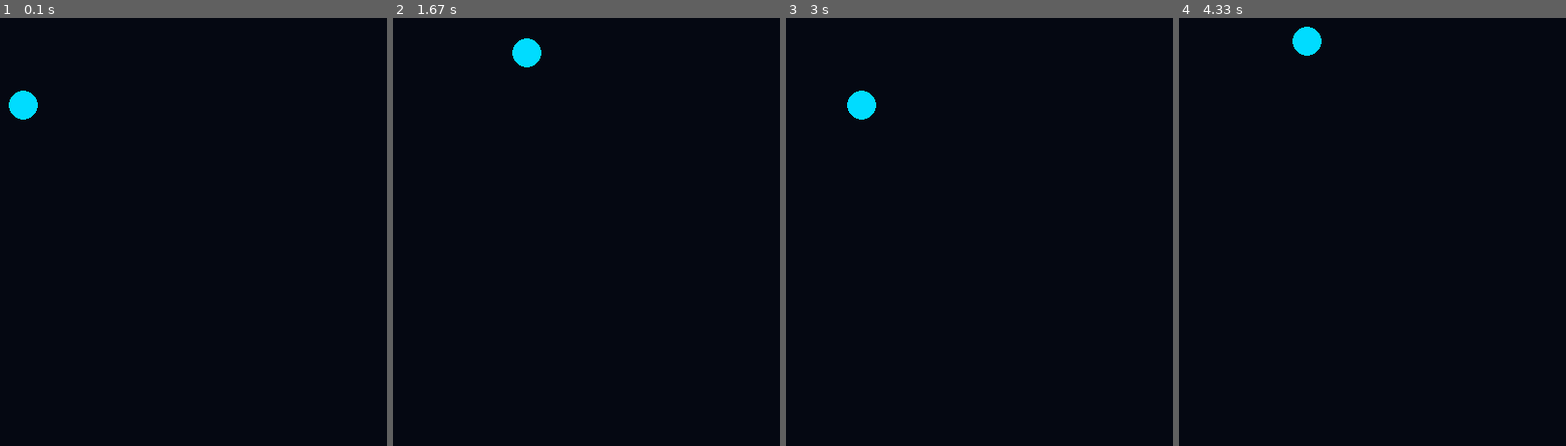
Above: before the commit, frames 1-4 (left to right).
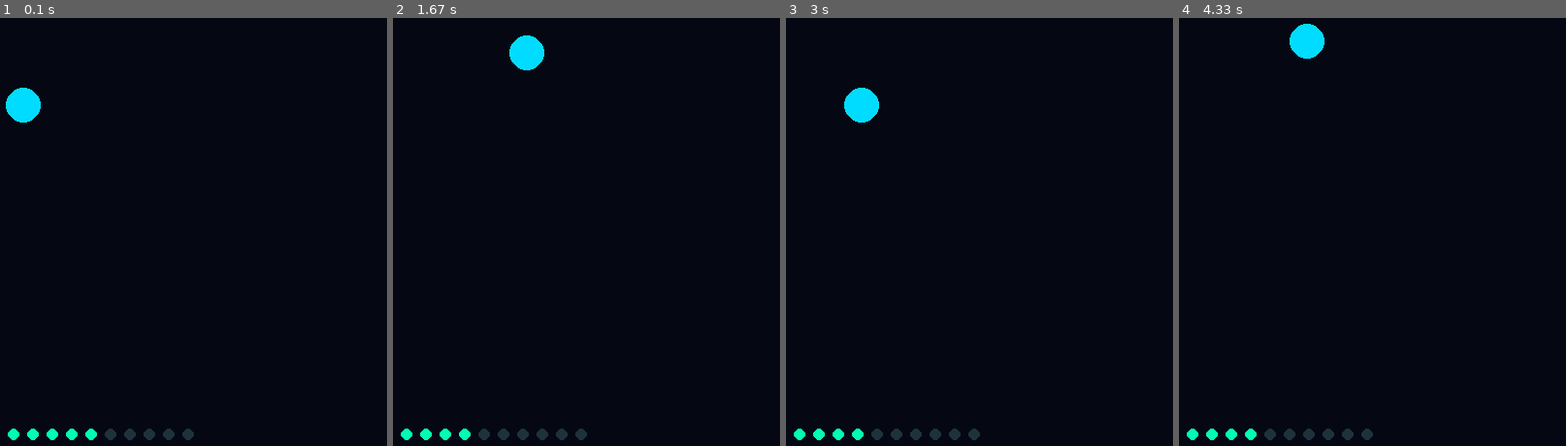
Above: after the commit, the same moments.

Repository: Sammm2006/Pygame_Project
Game: pygame game, started from game.py
The game is run twice, just before and just after one commit, with the same random seed, the same clock (stepped at 60 frames per second) and the same inputs.
Inputs (mouse positions are in pixels of both pictures, inside the frame that each line leads up to):
- Up to frame 1 (0.1 s): no input
- Up to frame 2 (1.67 s): click (493, 163) at 0.38 s; hold D 0.67-1.13 s; hold W 1.17-1.47 s; hold D from 1.5 s (still down)
- Up to frame 3 (3 s): release D at 1.97 s; hold A 2-2.53 s; hold S 2.57-2.87 s; hold A from 2.9 s (still down)
- Up to frame 4 (4.33 s): release A at 3.3 s; hold W 3.33-3.7 s; hold D from 3.73 s (still down)

The runs differ from the first frame. In frame 1, 0.8% of the frame differs, in the area x 1-51%, y 16-99%; in frame 2, 0.8%; in frame 3, 0.8%; in frame 4, 0.8%.

Commit message:
ReloadFunction

Diff:
--- a/game.py
+++ b/game.py
@@ -11,14 +11,19 @@
 C_PLAYER = (0,220,255)
 C_BULLET = (0, 255, 162)
 C_SHOOT = (255,255,255)
+C_DOT_ON = (0, 255, 180)
+C_DOT_OFF= (30, 50, 60)
+C_RECHARGE = (0, 255, 162)
 
 x,y = 320, 240 # Spawn Position
-SIZE = 15
+SIZE = 18
 SPEED = 3
+MAX_BULLETS  = 10
 bullets = []
 shoot_timer = 0
 shoot_flash = 0
 shake = 0
+ammo = 5
 
 # Functions
 def angle_to(ox, oy, tx, ty):
@@ -53,13 +58,22 @@
         shake -= 1
 
     if mouse[0] and shoot_timer == 0:
-        angle = angle_to(x, y, mx, my)
-        vx = math.cos(angle) * 8
-        vy = math.sin(angle) * 8
-        bullets.append([x,y,vx,vy])
-        shoot_timer = 20
-        shoot_flash = 10
-        shake = 8
+        click_on_player = math.hypot(mx - x, my - y) < SIZE
+
+        if click_on_player:
+            ammo = min(ammo + 1, MAX_BULLETS)   # add 1, but never go above 5
+            shoot_timer = 10
+            player_color = C_RECHARGE
+
+        elif ammo > 0:
+            angle = angle_to(x, y, mx, my)
+            vx = math.cos(angle) * 8
+            vy = math.sin(angle) * 8
+            bullets.append([x,y,vx,vy])
+            shoot_timer = 20
+            shoot_flash = 10
+            shake = 8
+            ammo -= 1
 
     for b in bullets[:]:
         b[0] += b[2]
@@ -80,4 +94,14 @@
     pygame.draw.circle(screen, player_color, (x + ox, y + oy), SIZE)
     for b in bullets:
         pygame.draw.circle(screen, C_BULLET, (int(b[0]), int(b[1])), 5)
+
+    dot_radius  = 6
+    dot_spacing = 20
+    total_width = (MAX_BULLETS - 1) * dot_spacing
+    start_x     = 400 - total_width // 2   # centered on screen
+
+    for i in range(MAX_BULLETS):
+        color = C_DOT_ON if i < ammo else C_DOT_OFF
+        pygame.draw.circle(screen, color, (start_x + i * dot_spacing, 580), dot_radius)
+
     pygame.display.flip()
--- a/tempCodeRunnerFile.py
+++ /dev/null
@@ -1,6 +0,0 @@
-    if mouse[0] and shoot_timer == 0:
-        angle = angle_to(x, y, mx, my)
-        vx = math.cos(angle) * 8
-        vy = math.sin(angle) * 8
-        bullets.append([x, y, vx, vy])
-        shoot_timer = 10
